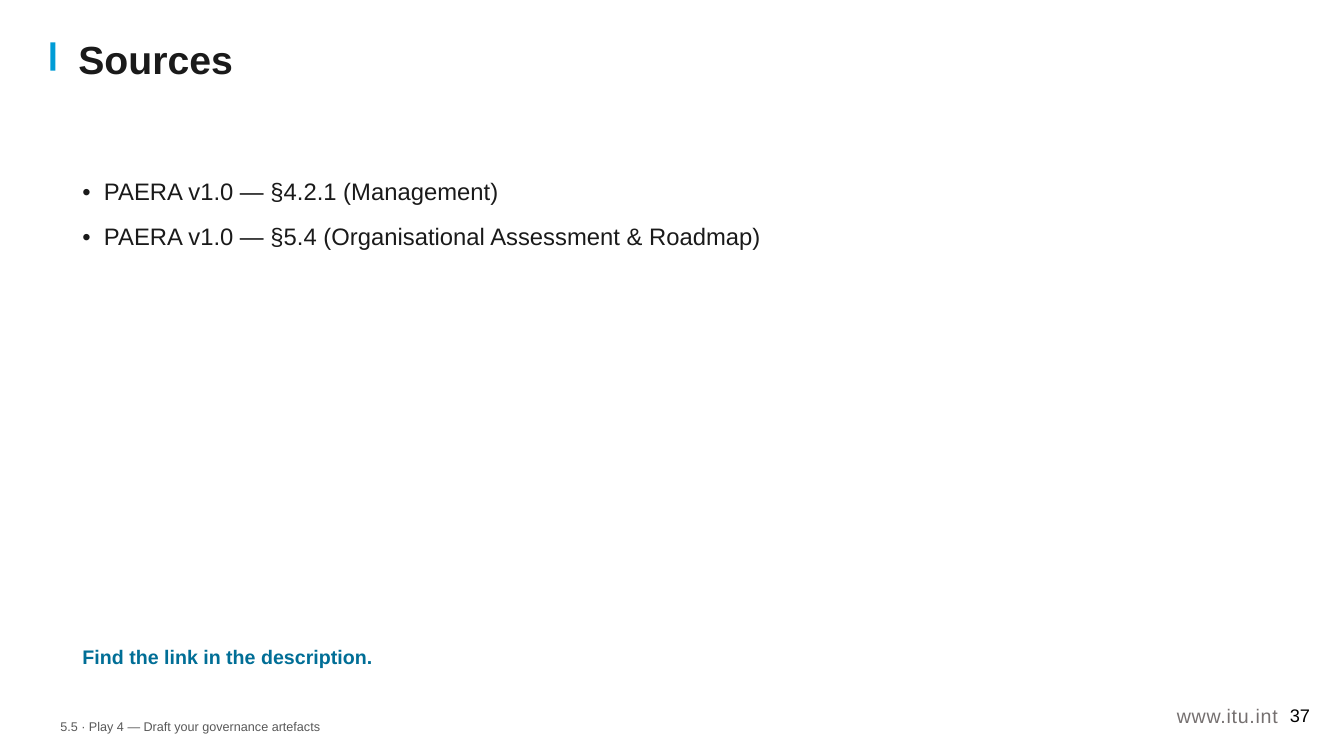
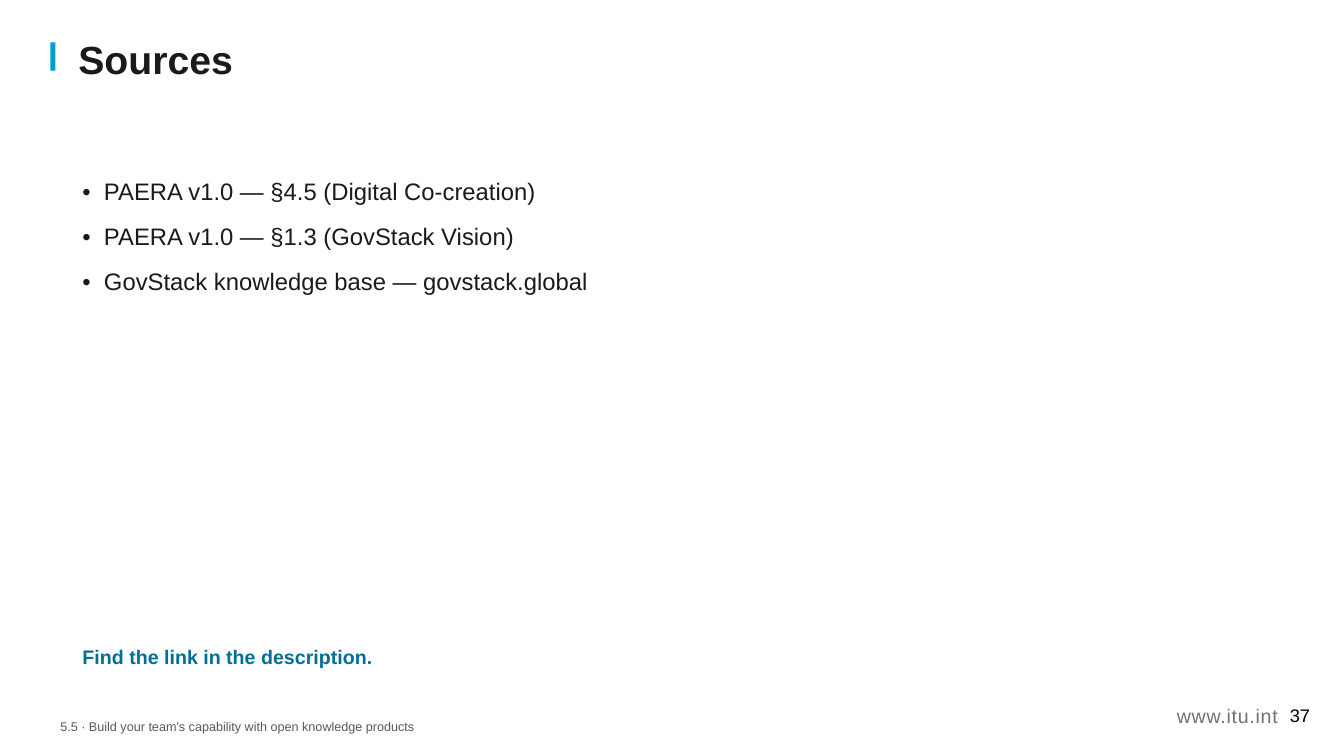
Before and after one commit to aarelaponin/geatdm-framework, a slide deck: slide 37 of 10-Knowledge-Products/KP1-GEA/videos/module_5/en/decks/KP1_M5_Deck_v0.1.pptx. Drawn at 1344x756 pixels with LibreOffice and Linux fonts; fonts in the diff are those of the drawing. Boxes give left, top, right and bottom in pixels: in the first picture for what was removed or moved away, otherwise in the second. Text is boxed around its words. In the diff, an @@ line names an element or a change of style, - is before the commit and + after.

```diff
--- a/10-Knowledge-Products/KP1-GEA/videos/module_5/en/decks/KP1_M5_Deck_v0.1.pptx
+++ b/10-Knowledge-Products/KP1-GEA/videos/module_5/en/decks/KP1_M5_Deck_v0.1.pptx
@@ text at (x1=104, y1=182, x2=587, y2=295): text changed @@
-• PAERA v1.0 — §4.2.1 (Management)
-• PAERA v1.0 — §5.4 (Organisational Assessment & Roadmap)
+• PAERA v1.0 — §4.5 (Digital Co-creation)
+• PAERA v1.0 — §1.3 (GovStack Vision)
+• GovStack knowledge base — govstack.global
@@ text at (x1=60, y1=722, x2=414, y2=734): text changed @@
-5.5 · Play 4 — Draft your governance artefacts
+5.5 · Build your team's capability with open knowledge products
```
Also in this commit, not shown: 35 other slides changed, 15 slides added, 15 slides removed, 58 other files.
